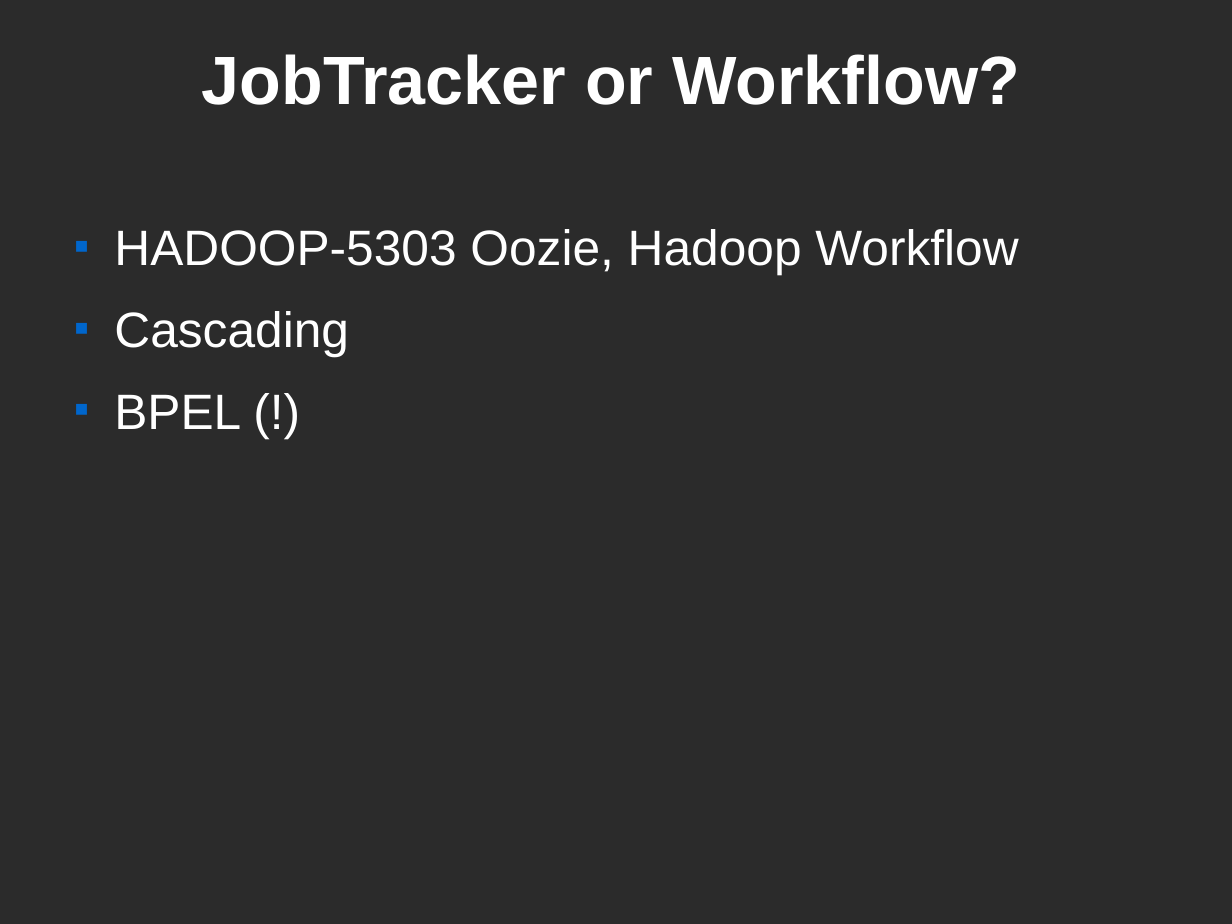
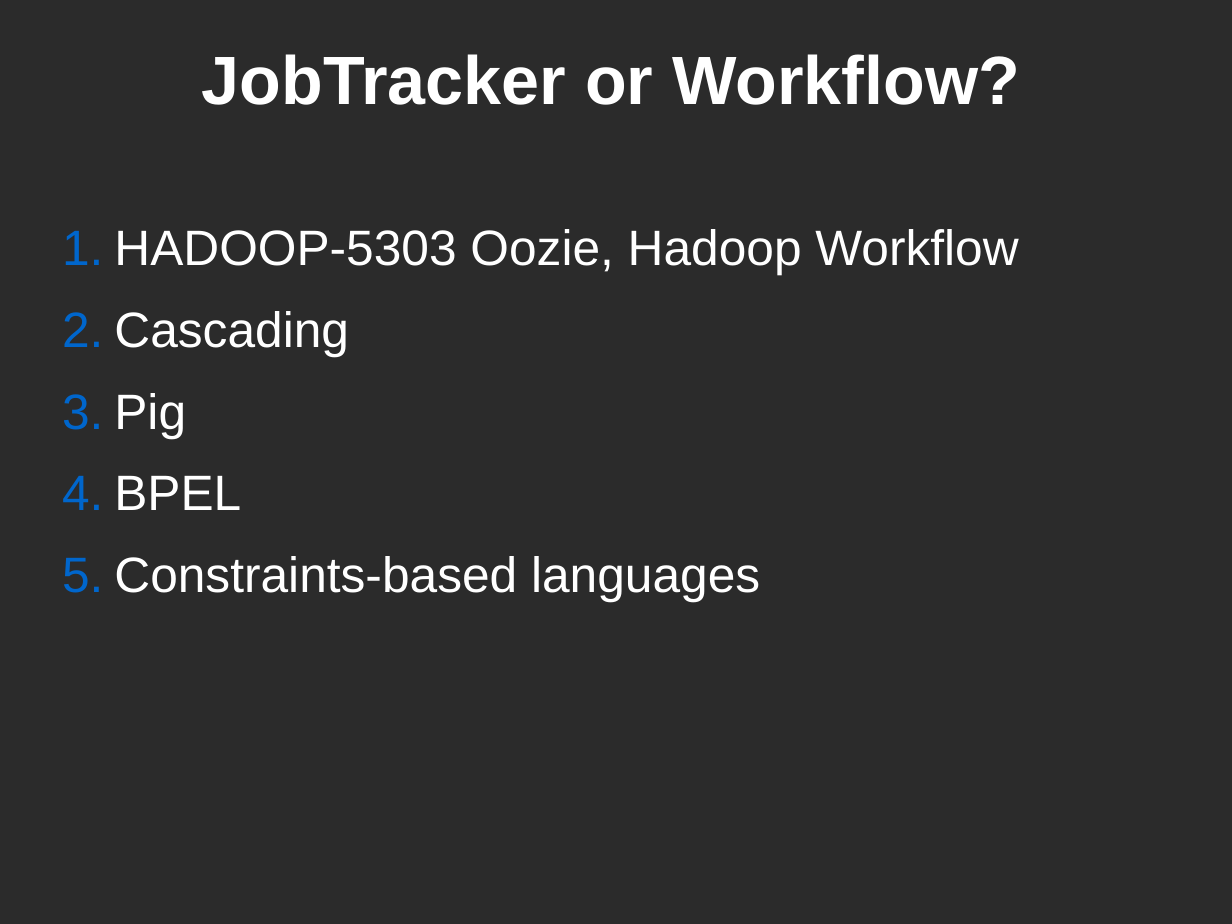
Before and after one commit to rhusar/smartfrog, a slide deck: slide 10 of core/components/hadoop/doc/workshop/mombasa.odp. Drawn at 1232x924 pixels with LibreOffice and Linux fonts; fonts in the diff are those of the drawing; background and template pictures are left out; a plain dark background stands for a picture behind light text. Boxes give left, top, right and bottom in pixels: in the first picture for what was removed or moved away, otherwise in the second. Text is boxed around its words. In the diff, an @@ line names an element or a change of style, - is before the commit and + after.

```diff
--- a/core/components/hadoop/doc/workshop/mombasa.odp
+++ b/core/components/hadoop/doc/workshop/mombasa.odp
@@ text at [114,393,760,601]: text changed @@
-■ BPEL (!)
+3. Pig
+4. BPEL
+5. Constraints-based languages
```
Also in this commit, not shown: 6 other slides changed, 2 slides added, 1 slide removed.
